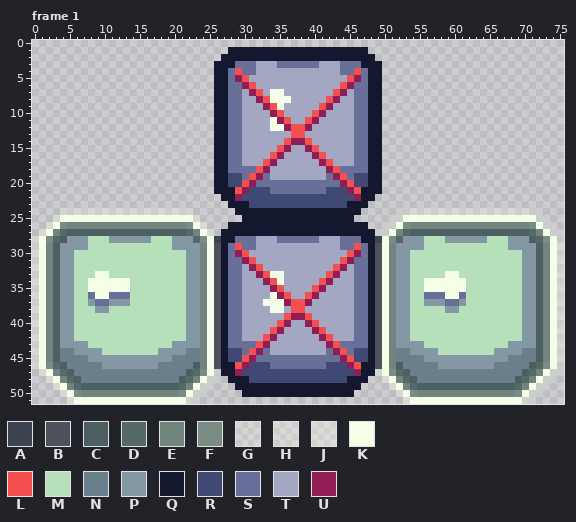
Edited in one commit: pixel-art file (public/assets/graphics/controls-keyboard-turn2.ase). This is how it looked before the edit.
76x52 pixels, 2 frames. Pixels under 10% opacity are left out. Shown: frame 1.
Visible layers, top first: "Layer 3" opacity 36%, "Layer 2", "Layer 1", "Layer 4".
Palette (. is transparent): A #3d4350  B #4c515c  C #4d5f60  D #566867  E #71847e  F #7a8d85  G #f5ffe82f  H #f5ffe83f  J #f5ffe84f  K #f5ffe8  L #f54f4f  M #b5e0ba  N #6a7f8c  P #8397a5  Q #14182e  R #404973  S #686f99  T #a3a7c2  U #911d55
Pixels before, frame 1 (only the part around the change), first column x 21:
 0 ..................................
 1 .......QQQQQQQQQQQQQQQQQQQQ.......
 2 ......QQQQQQQQQQQQQQQQQQQQQQ......
 3 .....QQQSSSTTTSSSSSSTTTSSSQQQ.....
 4 .....QQSLSSTTTTTTTTTTTTSSLSQQ.....
 5 .....QQSULTTTTTTTTTTTTTTLUSQQ.....
 6 .....QQSSULTTTTTTTTTTTTLUSSQQ.....
 7 .....QQSSTULTKKTTTTTTTLUTSSQQ.....
 8 .....QQSSTTULKKKTTTTTLUTTSSQQ.....
 9 .....QQSSTTTULKTTTTTLUTTTSSQQ.....
10 .....QQSSTTTTULTTTTLUTTTTSSQQ.....
11 .....QQSSTTTTKULTTLUTTTTTSSQQ.....
12 .....QQSSTTTTKKULLUTTTTTTSSQQ.....
13 .....QQSSTTTTTTTLLTTTTTTTSSQQ.....
14 .....QQSSTTTTTTLUULTTTTTTSSQQ.....
15 .....QQSSTTTTTLUTTULTTTTTSSQQ.....
16 .....QQSSTTTTLUTTTTULTTTTSSQQ.....
17 .....QQSSTTTLUTTTTTTULTTTSSQQ.....
18 .....QQSSSSLUTTTTTTTTULSSSSQQ.....
19 .....QQRRSLUSTTTTTTTTSULSRRQQ.....
20 .....QQRRLUSSSSSSSSSSSSULRRQQ.....
21 .....QQQLURRRSSSSSSSSRRRULQQQ.....
22 ......QQURRRRRRRRRRRRRRRRUQQ......
23 .......QQQRRRRRRRRRRRRRRQQQ.......
24 HG......QQQQQQQQQQQQQQQQQQ......GH
25 KKH......QQQQQQQQQQQQQQQQ......HKK
26 EFKH...QQQQQQQQQQQQQQQQQQQQ...HKFE
27 CDEKH.QQQQQQQQQQQQQQQQQQQQQQ.HKEDC
28 PPDFKAQQSSSTTTSSSSSSTTTSSSQQAKFDPP
29 PPPEKBQSLSSTTTTTTTTTTTTSSLSQBKEPPP
30 MPPEKBQSULTTTTTTTTTTTTTTLUSQBKEPPM
31 MPPEKBQSSULTTTTTTTTTTTTLUSSQBKEPPM
32 MPPEKBQSSTULTTTTTTTTTTLUTSSQBKEPPM
33 MPPEKBQSSTTULKKTTTTTTLUTTSSQBKEPPM
34 MPPEKBQSSTTTULKTTTTTLUTTTSSQBKEPPM
35 MPPEKBQSSTTTTULTTTTLUTTTTSSQBKEPPM
36 MPPEKBQSSTTTTKULTTLUTTTTTSSQBKEPPM
37 MPPEKBQSSTTTKKKULLUTTTTTTSSQBKEPPM
38 MPPEKBQSSTTTTKKTLLTTTTTTTSSQBKEPPM
39 MPPEKBQSSTTTTTTLUULTTTTTTSSQBKEPPM
40 MPPEKBQSSTTTTTLUTTULTTTTTSSQBKEPPM
41 MPPEKBQSSTTTTLUTTTTULTTTTSSQBKEPPM
42 MPPEKBQSSTTTLUTTTTTTULTTTSSQBKEPPM
43 PPPEKBQSSSSLUTTTTTTTTULSSSSQBKEPPP
44 PNNEKBQRRSLUSTTTTTTTTSULSRRQBKENNP
45 NNNEKBQRRLUSSSSSSSSSSSSULRRQBKENNN
46 NNCEKBQQLURRRSSSSSSSSRRRULQQBKECNN
47 NCDFKGQQURRRRRRRRRRRRRRRRUQQGKFDCN
48 CDEKH..QQQRRRRRRRRRRRRRRQQQ..HKEDC
49 DEKH....QQQQQQQQQQQQQQQQQQ....HKED
50 FKH......QQQQQQQQQQQQQQQQ......HKF
51 KJ..............................JK
Once edited:
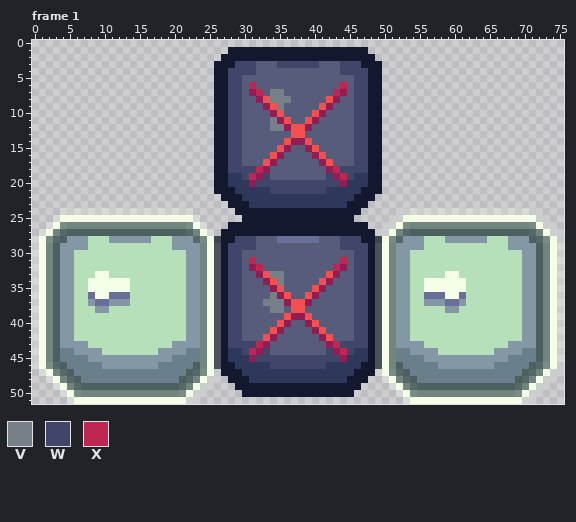
Colours new in this view: V #777f89  W #3f4669  X #bf2651
Log entry: tweak turnaround && turn tutorial
Difference:
layer "Layer 3 Copy" opacity 60% added
colour R: #404973 -> #2f375a
colour T: #a3a7c2 -> #565c7a
Changed rows in their new state; - is a pixel that keeps its letter.
Frame 1, layers "Layer 3 Copy", "Layer 2", "Layer 1":
first column x 28:
 3 -WWW---WWWWWW---WWW-
 4 WWWW------------WWWW
 5 WWT--------------TWW
 6 WWTX------------XTWW
 7 WW--X-VV-------X--WW
 8 WW----VVV---------WW
 9 WW-----V----------WW
10 WW----------------WW
11 WW----V-----------WW
12 WW----VV----------WW
13 WW----------------WW
14 WW----------------WW
15 WW----------------WW
16 WW----------------WW
17 WW----------------WW
18 WWWWX----------XWWWW
19 --WX-W--------W-XW--
20 --R-WWWWWWWWWWWW-R--
21 -RR---WWWWWWWW---RR-
22 -Q----------------Q-
first column x 28:
28 -WWW------------WWW-
29 WWWW------------WWWW
30 WWT--------------TWW
31 WWTX------------XTWW
32 WW--X----------X--WW
33 WW----VV----------WW
34 WW-----V----------WW
35 WW----------------WW
36 WW----V-----------WW
37 WW---VVV----------WW
38 WW----VV----------WW
39 WW----------------WW
40 WW----------------WW
41 WW----------------WW
42 WW----------------WW
43 WWWWX----------XWWWW
44 --WX-W--------W-XW--
45 --R-WWWWWWWWWWWW-R--
46 -RR---WWWWWWWW---RR-
47 -Q----------------Q-
Pixel boxes of the changes (left, top, right, bottom) in both pictures:
changed: (228, 61, 368, 208)
changed: (228, 236, 368, 383)
